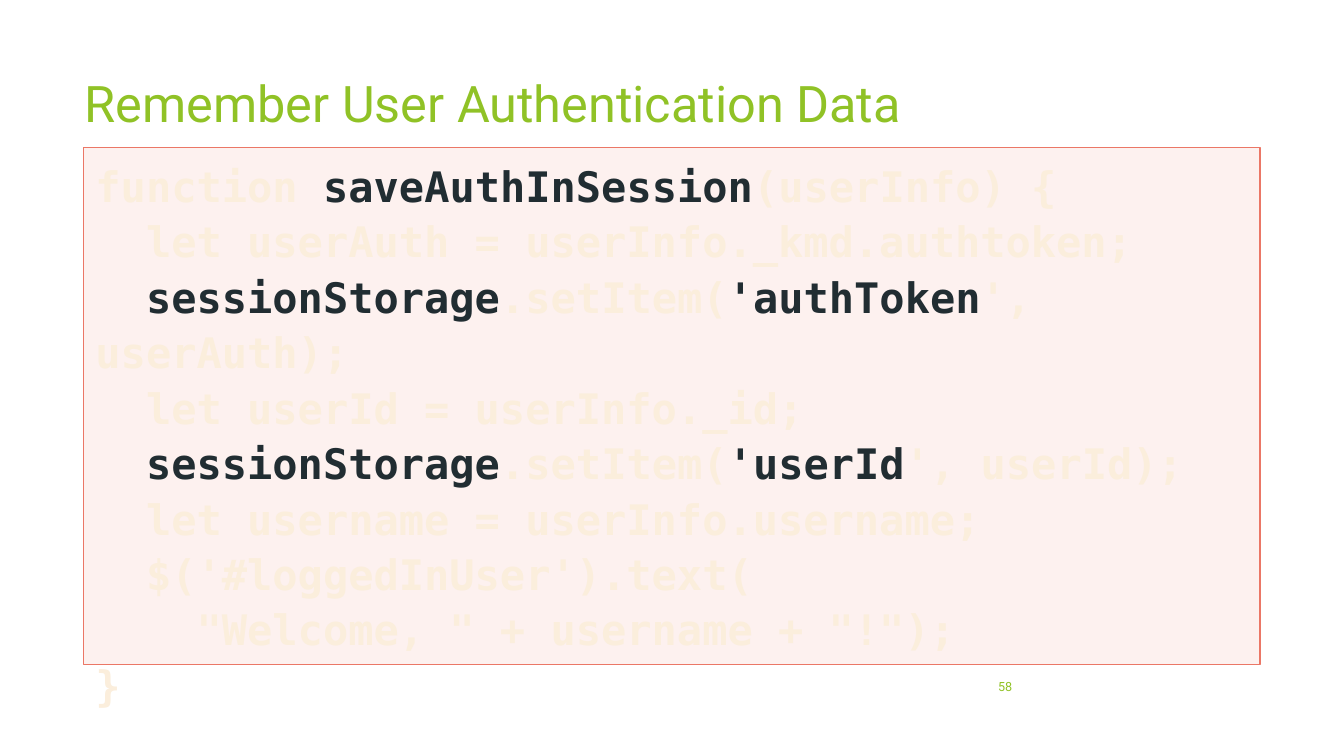
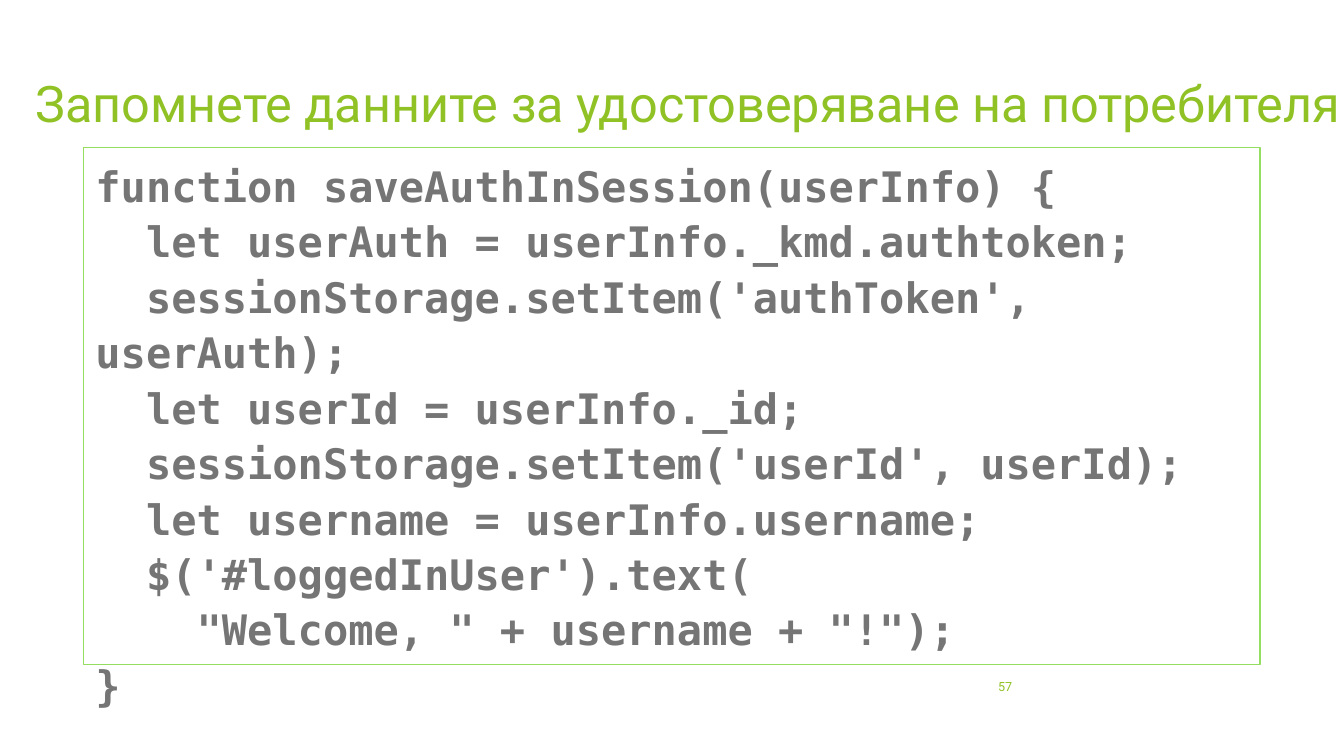
Before and after one commit to profjordanov/hybrid-app-development, a slide deck: slide 57 of 03. Async JS/tasks.pptx (slide 58 before the commit). Drawn at 1344x756 pixels with LibreOffice and Linux fonts; fonts in the diff are those of the drawing. Boxes give left, top, right and bottom in pixels: in the first picture for what was removed or moved away, otherwise in the second. Text is boxed around its words. In the diff, an @@ line names an element or a change of style, - is before the commit and + after.

```diff
--- a/03. Async JS/tasks.pptx
+++ b/03. Async JS/tasks.pptx
@@ title at <box>35,83,1340,133</box>: text changed @@
-Remember User Authentication Data
+Запомнете данните за удостоверяване на потребителя
@@ rectangle "function saveAuthInSession(userInfo) {" at <box>84,147,1260,664</box>: text colour #FBEEDC to #767676 in "function saveAuthInSession(userInfo) {", "let userAuth = userInfo._kmd.authtoken;", "sessionStorage.setItem('authToken', userAuth);", "let userId = userInfo._id;" and 5 more places; text colour #212D32 to #767676 in "saveAuthInSession(userInfo)", "sessionStorage.setItem('authToken',", "sessionStorage.setItem('userId',"; fill #F2A499 at 15% opacity to none; outline #EB7766 1 pt to #94DE61 1 pt @@
@@ page number at <box>998,682,1012,691</box>: text changed @@
-58
+57
```
Also in this commit, not shown: 50 other slides changed, 9 slides added, 13 slides removed, 1 other file.
